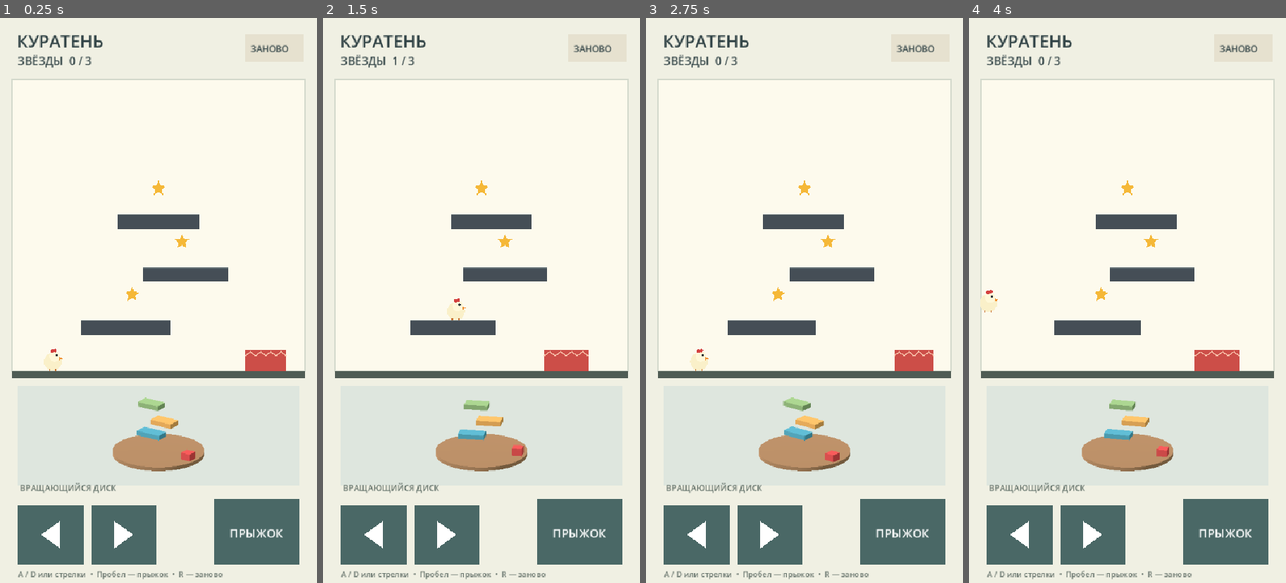
Above: before the commit, frames 1-4 (left to right).
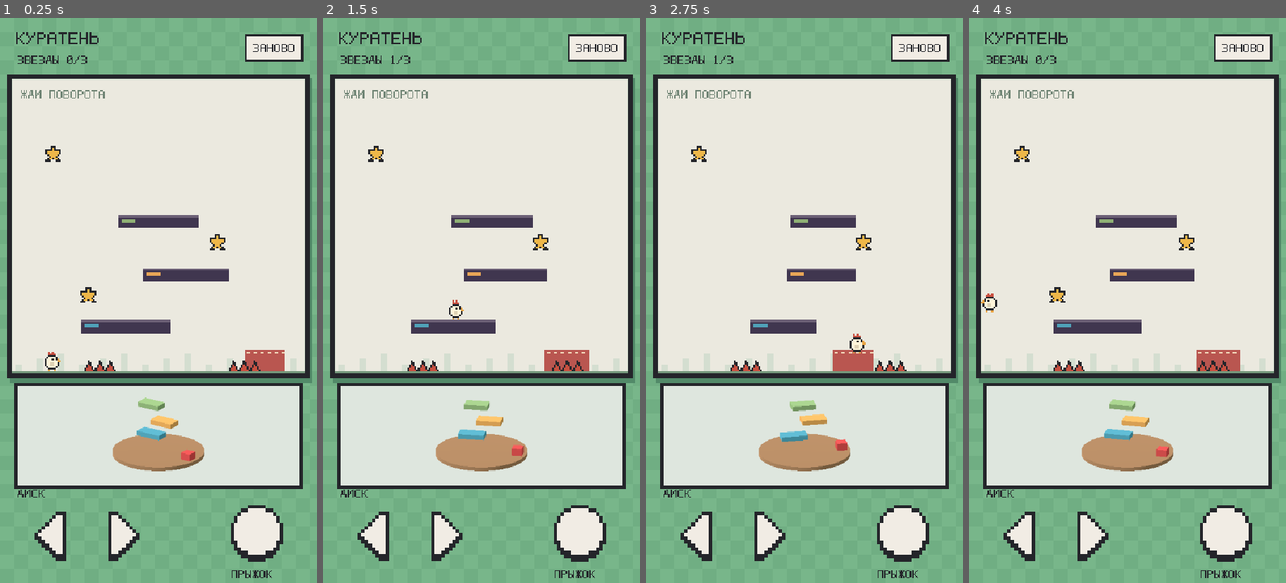
Above: after the commit, the same moments.

Repository: ManuScript07/chiken-jump
Game: Godot game, scene res://scenes/main.tscn
Two runs of this game, one before a commit and one after it. Both use one fixed random seed, a clock stepped at 60 frames per second and the inputs below.
Inputs (mouse positions are in pixels of both pictures, inside the frame that each line leads up to):
- Up to frame 1 (0.25 s): no input
- Up to frame 2 (1.5 s): tap Enter at 0.5, 0.6 s; move the mouse to (551, 272) at 0.52 s; hold D 0.53-1.25 s; click (551, 272) at 0.67 s; tap Space at 0.77, 1.07 s; drag from (418, 328) to (465, 413) at 1.27 s
- Up to frame 3 (2.75 s): move the mouse to (836, 176) at 2.02 s; hold D from 2.03 s (still down); tap Enter at 2.1 s
- Up to frame 4 (4 s): release D at 2.75 s; drag from (1111, 413) to (1032, 215) at 2.77 s; move the mouse to (1222, 385) at 3.52 s; hold A from 3.53 s (still down); tap Enter at 3.6 s; tap Space at 3.77 s

The runs differ from the first frame. In frame 1, 38% of the frame differs, in the area x 0-100%, y 0-100%; in frame 2, 38%; in frame 3, 40%; in frame 4, 38%.

Commit message:
Add pixel presentation and timing-based level

Diff:
--- a/scripts/chicken_level.gd
+++ b/scripts/chicken_level.gd
@@ -2,6 +2,7 @@
 extends Node2D
 
 const DESIGN = preload("res://scripts/level_design.gd")
+const PIXEL = preload("res://scripts/pixel_art.gd")
 
 @onready var field: ShadowField = $ShadowField
 @onready var player: ChickenPlayer = $Player
@@ -61,18 +62,31 @@
 	hud.queue_redraw()
 
 func _draw() -> void:
-	draw_rect(Rect2(0, 0, 540, 960), Color(0.94, 0.94, 0.89))
-	draw_rect(Rect2(20, 104, 500, 496), Color(0.99, 0.98, 0.93))
-	draw_rect(Rect2(20, 104, 500, 496), Color(0.83, 0.85, 0.8), false, 2.0)
-	draw_rect(Rect2(20, 600, 500, 12), Color(0.31, 0.36, 0.33))
+	# The checkerboard and heavy bezel evoke a handheld console.
+	draw_rect(Rect2(0, 0, 540, 960), PIXEL.GREEN)
+	for y in range(0, 960, 24):
+		for x in range(0, 540, 24):
+			if (x / 24 + y / 24) % 2 == 0:
+				draw_rect(Rect2(x, y, 24, 24), Color("78b68a"))
+	draw_rect(Rect2(17, 102, 514, 518), Color("528a69"))
+	PIXEL.border(self, Rect2(12, 96, 516, 516), PIXEL.INK, Color("d9e4d4"), 8.0)
+	draw_rect(Rect2(21, 105, 498, 495), Color("ebe9df"))
+	PIXEL.text(self, Vector2(36, 123), "ЖДИ ПОВОРОТА", 2, Color("6f8474"))
+	# Stepped decorative skyline stays behind all playable silhouettes.
+	for x in range(26, 515, 36):
+		var h := 12 + int((x / 36) % 3) * 9
+		draw_rect(Rect2(x, 600 - h, 12, h), Color("d4ded0"))
+	draw_rect(Rect2(20, 600, 500, 12), PIXEL.INK)
+	draw_rect(Rect2(20, 600, 500, 3), Color("74977b"))
+	# The 3D viewport and its content are deliberately left untouched.
+	draw_rect(Rect2(25, 620, 490, 180), PIXEL.INK)
 	for i in DESIGN.STAR_POSITIONS.size():
 		if not collected[i]:
 			_draw_star(DESIGN.STAR_POSITIONS[i])
 
 func _draw_star(center: Vector2) -> void:
-	var points := PackedVector2Array()
-	for i in 10:
-		var radius := 13.0 if i % 2 == 0 else 6.0
-		var a := -PI / 2.0 + float(i) * PI / 5.0
-		points.append(center + Vector2(cos(a), sin(a)) * radius)
-	draw_colored_polygon(points, Color(0.96, 0.72, 0.22))
+	var rows: Array[String] = [
+		"...KKK...", "...KGK...", "KKKKGKKKK", "KGGGGGGGK", "KGGGGGGGK",
+		".KGGGGGK.", "..KGGGK..", ".KGGKGGK.", "KKK...KKK"
+	]
+	PIXEL.sprite(self, center - Vector2(13, 13), rows, {"K": PIXEL.INK, "G": PIXEL.GOLD}, 3)
--- a/scripts/chicken_player.gd
+++ b/scripts/chicken_player.gd
@@ -1,13 +1,15 @@
 class_name ChickenPlayer
 extends CharacterBody2D
 
+const PIXEL = preload("res://scripts/pixel_art.gd")
 const SPEED := 190.0
 const ACCELERATION := 1500.0
 const GRAVITY := 1500.0
 const JUMP_SPEED := 610.0
-const BODY_SIZE := Vector2(26.0, 34.0)
+const BODY_SIZE := Vector2(27.0, 34.0)
 
 var input_axis := 0.0
+var facing := 1
 var jump_pending := false
 var enabled := true
 var support: Object
@@ -33,6 +35,7 @@
 	support = null
 	jump_pending = false
 	input_axis = 0.0
+	facing = 1
 	enabled = true
 
 func bounds() -> Rect2:
@@ -43,6 +46,8 @@
 		return
 	if is_on_floor() and is_instance_valid(support) and shadow_field != null:
 		position += shadow_field.motion_for(support)
+	if absf(input_axis) > 0.1:
+		facing = 1 if input_axis > 0 else -1
 	velocity.x = move_toward(velocity.x, input_axis * SPEED, ACCELERATION * delta)
 	velocity.y += GRAVITY * delta
 	if jump_pending and is_on_floor():
@@ -60,12 +65,15 @@
 	queue_redraw()
 
 func _draw() -> void:
-	# Temporary vector character: legible at mobile scale and independent of assets.
-	draw_circle(Vector2(0, 1), 15.0, Color(0.98, 0.94, 0.79))
-	draw_circle(Vector2(3, -8), 9.0, Color(1.0, 0.97, 0.85))
-	draw_circle(Vector2(6, -10), 1.6, Color(0.18, 0.21, 0.22))
-	draw_colored_polygon(PackedVector2Array([Vector2(11, -7), Vector2(17, -4), Vector2(11, -2)]), Color(0.94, 0.57, 0.2))
-	draw_circle(Vector2(-1, -17), 3.0, Color(0.83, 0.26, 0.25))
-	draw_circle(Vector2(4, -18), 3.0, Color(0.83, 0.26, 0.25))
-	draw_line(Vector2(-6, 13), Vector2(-6, 17), Color(0.78, 0.45, 0.2), 2.0)
-	draw_line(Vector2(5, 13), Vector2(5, 17), Color(0.78, 0.45, 0.2), 2.0)
+	# The 9x11 sprite fits the 27x34 collision body, including the beak and feet.
+	var rows: Array[String] = [
+		"..R.R....", "..RRRR...", "..KKKK...", ".KWWWWK..", "KWWWKWKO.",
+		"KWWWWWWOO", "KWWYYWWK.", "KWWYYWWK.", ".KWWWWK..", "..KKKK...", "..O..O..."
+	]
+	if facing < 0:
+		for i in rows.size():
+			rows[i] = rows[i].reverse()
+	PIXEL.sprite(self, Vector2(-13.5, -16), rows, {
+		"K": PIXEL.INK, "W": Color("fff5d9"), "Y": Color("ded2b5"),
+		"R": PIXEL.RED, "O": Color("e9a443")
+	}, 3)
--- a/scripts/game_hud.gd
+++ b/scripts/game_hud.gd
@@ -4,12 +4,12 @@
 signal jump_pressed
 signal restart_pressed
 
+const PIXEL = preload("res://scripts/pixel_art.gd")
+
 const LEFT := Rect2(30, 828, 112, 100)
 const RIGHT := Rect2(155, 828, 112, 100)
 const JUMP := Rect2(365, 818, 145, 110)
 const RESTART := Rect2(417, 28, 100, 47)
-const INK := Color(0.19, 0.26, 0.27)
-const BUTTON := Color(0.29, 0.41, 0.40)
 
 var touch_actions: Dictionary = {}
 var stars := 0
@@ -85,24 +85,43 @@
 	return ""
 
 func _draw() -> void:
-	var font := ThemeDB.fallback_font
-	draw_string(font, Vector2(29, 50), "КУРАТЕНЬ", HORIZONTAL_ALIGNMENT_LEFT, -1, 29, INK)
-	draw_string(font, Vector2(30, 80), "ЗВЁЗДЫ  %d / 3" % stars, HORIZONTAL_ALIGNMENT_LEFT, -1, 19, INK)
-	draw_rect(RESTART, Color(0.9, 0.88, 0.81), true)
-	draw_string(font, RESTART.position + Vector2(10, 30), "ЗАНОВО", HORIZONTAL_ALIGNMENT_LEFT, -1, 15, INK)
-	draw_string(font, Vector2(34, 804), "ВРАЩАЮЩИЙСЯ ДИСК", HORIZONTAL_ALIGNMENT_LEFT, -1, 14, Color(0.37, 0.43, 0.4))
-	_draw_button(LEFT, "left")
-	_draw_button(RIGHT, "right")
-	_draw_button(JUMP, "jump")
-	draw_colored_polygon(PackedVector2Array([Vector2(70, 878), Vector2(102, 855), Vector2(102, 901)]), Color.WHITE)
-	draw_colored_polygon(PackedVector2Array([Vector2(227, 878), Vector2(195, 855), Vector2(195, 901)]), Color.WHITE)
-	draw_string(font, Vector2(391, 883), "ПРЫЖОК", HORIZONTAL_ALIGNMENT_LEFT, -1, 20, Color.WHITE)
-	draw_string(font, Vector2(31, 950), "A / D или стрелки  •  Пробел — прыжок  •  R — заново", HORIZONTAL_ALIGNMENT_LEFT, -1, 13, Color(0.4, 0.45, 0.42))
+	PIXEL.text(self, Vector2(27, 24), "КУРАТЕНЬ", 3, PIXEL.INK)
+	PIXEL.text(self, Vector2(30, 64), "ЗВЕЗДЫ %d/3" % stars, 2, PIXEL.INK)
+	PIXEL.border(self, RESTART, PIXEL.INK, PIXEL.CREAM, 4.0)
+	PIXEL.text(self, RESTART.position + Vector2(14, 16), "ЗАНОВО", 2, PIXEL.INK)
+	PIXEL.text(self, Vector2(30, 801), "ДИСК", 2, PIXEL.INK)
+	_draw_arrow(LEFT, false, "left")
+	_draw_arrow(RIGHT, true, "right")
+	_draw_jump()
+	PIXEL.text(self, Vector2(394, 938), "ПРЫЖОК", 2, PIXEL.INK)
 	if completed:
-		draw_rect(Rect2(62, 248, 416, 156), Color(0.97, 0.96, 0.9, 0.97))
-		draw_string(font, Vector2(100, 306), "ВСЕ ЗВЁЗДЫ СОБРАНЫ!", HORIZONTAL_ALIGNMENT_LEFT, -1, 25, INK)
-		draw_string(font, Vector2(107, 348), "Нажми «ЗАНОВО», чтобы повторить", HORIZONTAL_ALIGNMENT_LEFT, -1, 16, INK)
+		draw_rect(Rect2(70, 261, 406, 152), Color("5c7866"))
+		PIXEL.border(self, Rect2(64, 255, 406, 152), PIXEL.INK, PIXEL.CREAM, 6.0)
+		PIXEL.text(self, Vector2(105, 289), "УРОВЕНЬ", 3, PIXEL.INK)
+		PIXEL.text(self, Vector2(105, 320), "ПРОЙДЕН!", 3, PIXEL.INK)
+		PIXEL.text(self, Vector2(105, 367), "ЗАНОВО - ЕЩЕ РАЗ", 2, PIXEL.RED)
 
-func _draw_button(rect: Rect2, action: String) -> void:
-	var color := BUTTON.lightened(0.18) if touch_actions.values().has(action) else BUTTON
-	draw_rect(rect, color, true)
+func _draw_arrow(rect: Rect2, flip: bool, action: String) -> void:
+	var rows: Array[String] = [
+		"......KKK", ".....KWWK", "....KWWWK", "...KWWWWK", "..KWWWWWK", ".KWWWWWWK", "KWWWWWWWK",
+		".KWWWWWWK", "..KWWWWWK", "...KWWWWK", "....KWWWK", ".....KWWK", "......KKK"
+	]
+	if flip:
+		for i in rows.size():
+			rows[i] = rows[i].reverse()
+	var offset := Vector2(0, 3) if touch_actions.values().has(action) else Vector2.ZERO
+	var origin := rect.get_center() - Vector2(27, 39) + offset
+	PIXEL.sprite(self, origin + Vector2(0, 6), rows, {"K": PIXEL.INK, "W": Color("856a7e")}, 6)
+	PIXEL.sprite(self, origin, rows, {"K": PIXEL.INK, "W": PIXEL.CREAM}, 6)
+
+func _draw_jump() -> void:
+	var rows: Array[String] = [
+		".....KKKKK.....", "...KKWWWWWKK...", "..KWWWWWWWWWK..", ".KWWWWWWWWWWWK.",
+		".KWWWWWWWWWWWK.", "KWWWWWWWWWWWWWK", "KWWWWWWWWWWWWWK", "KWWWWWWWWWWWWWK",
+		"KWWWWWWWWWWWWWK", "KWWWWWWWWWWWWWK", ".KWWWWWWWWWWWK.", ".KWWWWWWWWWWWK.",
+		"..KWWWWWWWWWK..", "...KKWWWWWKK...", ".....KKKKK....."
+	]
+	var offset := Vector2(0, 3) if touch_actions.values().has("jump") else Vector2.ZERO
+	var origin := JUMP.get_center() - Vector2(45, 45) + offset
+	PIXEL.sprite(self, origin + Vector2(0, 6), rows, {"K": PIXEL.INK, "W": Color("856a7e")}, 6)
+	PIXEL.sprite(self, origin, rows, {"K": PIXEL.INK, "W": PIXEL.CREAM}, 6)
--- a/scripts/level_design.gd
+++ b/scripts/level_design.gd
@@ -7,7 +7,10 @@
 const LIGHT_SHEAR := 0.32
 const ROTATION_SPEED := 0.32
 const PLAYER_START := Vector2(90.0, 583.0)
-const STAR_POSITIONS := [Vector2(225.0, 470.0), Vector2(310.0, 380.0), Vector2(270.0, 290.0)]
+const STAR_POSITIONS := [Vector2(150.0, 470.0), Vector2(370.0, 380.0), Vector2(90.0, 230.0)]
+# Independent 2D hazards; the rotating projected objects remain unchanged.
+const SPIKE_STARTS := [Vector2(144.0, 582.0), Vector2(390.0, 582.0)]
+const PIXEL_SIZE := 3.0
 
 # The boxes are the single source for both the 3D diorama and 2D projection.
 # Height is measured above the surface of the disk.
@@ -34,4 +37,19 @@
 			left = minf(left, x)
 			right = maxf(right, x)
 	var top := project_point(center + Vector3(0.0, half.y, 0.0), angle).y
-	return Rect2(left, top, right - left, piece.size.y * SCALE)
+	var bottom: float = top + piece.size.y * SCALE
+	left = snappedf(left, PIXEL_SIZE)
+	right = snappedf(right, PIXEL_SIZE)
+	top = snappedf(top, PIXEL_SIZE)
+	bottom = snappedf(bottom, PIXEL_SIZE)
+	return Rect2(left, top, right - left, bottom - top)
+
+static func spike_strips() -> Array[Rect2]:
+	var strips: Array[Rect2] = []
+	for origin in SPIKE_STARTS:
+		for tooth in 3:
+			for row in 6:
+				var width := float(row + 1) * PIXEL_SIZE
+				var x: float = origin.x + tooth * 18.0 + floorf((18.0 - width) / 6.0) * PIXEL_SIZE
+				strips.append(Rect2(x, origin.y + row * PIXEL_SIZE, width, PIXEL_SIZE))
+	return strips
--- /dev/null
+++ b/scripts/pixel_art.gd
@@ -0,0 +1,61 @@
+class_name PixelArt
+extends RefCounted
+
+# Compact 5x7 bitmap alphabet: every mark is drawn on the same pixel grid.
+const GLYPHS := {
+	"А":"01110/10001/10001/11111/10001/10001/10001", "Б":"11111/10000/10000/11110/10001/10001/11110",
+	"В":"11110/10001/10001/11110/10001/10001/11110", "Г":"11111/10000/10000/10000/10000/10000/10000",
+	"Д":"00110/01010/01010/01010/11111/10001/10001", "Е":"11111/10000/10000/11110/10000/10000/11111",
+	"Ж":"10101/10101/01110/00100/01110/10101/10101", "З":"11110/00001/00001/01110/00001/00001/11110",
+	"И":"10001/10011/10101/10101/11001/10001/10001", "Й":"01010/00100/10011/10101/11001/10001/10001",
+	"К":"10001/10010/10100/11000/10100/10010/10001", "Л":"00111/01001/01001/01001/01001/01001/10001",
+	"М":"10001/11011/10101/10101/10001/10001/10001", "Н":"10001/10001/10001/11111/10001/10001/10001",
+	"О":"01110/10001/10001/10001/10001/10001/01110", "П":"11111/10001/10001/10001/10001/10001/10001",
+	"Р":"11110/10001/10001/11110/10000/10000/10000", "С":"01111/10000/10000/10000/10000/10000/01111",
+	"Т":"11111/00100/00100/00100/00100/00100/00100", "У":"10001/10001/01010/00100/00100/01000/10000",
+	"Ф":"00100/01110/10101/10101/01110/00100/00100", "Х":"10001/10001/01010/00100/01010/10001/10001",
+	"Ц":"10001/10001/10001/10001/10001/11111/00001", "Ч":"10001/10001/10001/01111/00001/00001/00001",
+	"Ш":"10101/10101/10101/10101/10101/10101/11111", "Щ":"10101/10101/10101/10101/10101/11111/00001",
+	"Ъ":"11000/01000/01110/01001/01001/01001/01110", "Ы":"10001/10001/10001/11101/10011/10011/11101",
+	"Ь":"10000/10000/11110/10001/10001/10001/11110", "Э":"11110/00001/00001/01111/00001/00001/11110",
+	"Ю":"10010/10101/10101/11101/10101/10101/10010", "Я":"01111/10001/10001/01111/00101/01001/10001",
+	"0":"01110/10001/10011/10101/11001/10001/01110", "1":"00100/01100/00100/00100/00100/00100/01110",
+	"2":"01110/10001/00001/00010/00100/01000/11111", "3":"11110/00001/00001/01110/00001/00001/11110",
+	"4":"00010/00110/01010/10010/11111/00010/00010", "5":"11111/10000/10000/11110/00001/00001/11110",
+	"6":"01110/10000/10000/11110/10001/10001/01110", "7":"11111/00001/00010/00100/01000/01000/01000",
+	"8":"01110/10001/10001/01110/10001/10001/01110", "9":"01110/10001/10001/01111/00001/00001/01110",
+	"/":"00001/00010/00010/00100/01000/01000/10000", ":":"00000/00100/00100/00000/00100/00100/00000",
+	"-":"00000/00000/00000/11111/00000/00000/00000", "!":"00100/00100/00100/00100/00100/00000/00100",
+	"A":"01110/10001/10001/11111/10001/10001/10001", "D":"11110/10001/10001/10001/10001/10001/11110",
+	"R":"11110/10001/10001/11110/10100/10010/10001"
+}
+const INK := Color("24252a")
+const CREAM := Color("f1ece4")
+const GREEN := Color("70ae83")
+const DARK_GREEN := Color("568f6d")
+const RED := Color("c85040")
+const GOLD := Color("eeb749")
+const SHADOW := Color("40364f")
+
+static func text(canvas: CanvasItem, origin: Vector2, content: String, pixel: int, color: Color) -> void:
+	var x := origin.x
+	for character in content.to_upper():
+		var glyph: String = GLYPHS.get(character, "")
+		if not glyph.is_empty():
+			var rows := glyph.split("/")
+			for y in rows.size():
+				for col in rows[y].length():
+					if rows[y][col] == "1":
+						canvas.draw_rect(Rect2(x + col * pixel, origin.y + y * pixel, pixel, pixel), color)
+		x += pixel * 6
+
+static func sprite(canvas: CanvasItem, origin: Vector2, rows: Array[String], palette: Dictionary, pixel: int) -> void:
+	for y in rows.size():
+		for x in rows[y].length():
+			var key := rows[y][x]
+			if palette.has(key):
+				canvas.draw_rect(Rect2(origin + Vector2(x, y) * pixel, Vector2.ONE * pixel), palette[key])
+
+static func border(canvas: CanvasItem, rect: Rect2, outer: Color, inner: Color, thickness: float = 4.0) -> void:
+	canvas.draw_rect(rect, outer)
+	canvas.draw_rect(rect.grow(-thickness), inner)
--- a/scripts/shadow_field.gd
+++ b/scripts/shadow_field.gd
@@ -2,8 +2,9 @@
 extends Node2D
 
 const DESIGN = preload("res://scripts/level_design.gd")
-const PLATFORM_COLOR := Color(0.19, 0.23, 0.27, 0.9)
-const HAZARD_COLOR := Color(0.78, 0.23, 0.21, 0.9)
+const PIXEL = preload("res://scripts/pixel_art.gd")
+const PLATFORM_COLOR := Color("40364f")
+const HAZARD_COLOR := Color("b95650")
 
 var angle := 0.0
 var pieces: Array[Dictionary] = DESIGN.pieces()
@@ -11,6 +12,7 @@
 var platform_shapes: Array[RectangleShape2D] = []
 var platform_motion: Dictionary = {}
 var rectangles: Array[Rect2] = []
+var spike_strips: Array[Rect2] = DESIGN.spike_strips()
 var running := true
 
 func _ready() -> void:
@@ -84,6 +86,9 @@
 	for i in pieces.size():
 		if pieces[i].hazard and rectangles[i].intersects(player_rect):
 			return true
+	for strip in spike_strips:
+		if strip.intersects(player_rect):
+			return true
 	return false
 
 func _draw() -> void:
@@ -91,10 +96,16 @@
 		var rect := rectangles[i]
 		if pieces[i].hazard:
 			draw_rect(rect, HAZARD_COLOR)
-			var tooth_width := rect.size.x / 4.0
-			for tooth in 4:
-				var x := rect.position.x + tooth * tooth_width
-				draw_polyline(PackedVector2Array([Vector2(x, rect.position.y + 10.0), Vector2(x + tooth_width * 0.5, rect.position.y + 3.0), Vector2(x + tooth_width, rect.position.y + 10.0)]), Color(1.0, 0.82, 0.72, 0.8), 2.0)
+			# A striped warning remains entirely inside the hazardous projection.
+			for x in range(3, int(rect.size.x) - 3, 12):
+				draw_rect(Rect2(rect.position + Vector2(x, 3), Vector2(6, 3)), Color("f3d9bb"))
 		else:
 			draw_rect(rect, PLATFORM_COLOR)
-			draw_line(rect.position, rect.position + Vector2(rect.size.x, 0), Color(0.38, 0.43, 0.45), 2.0)
+			draw_rect(Rect2(rect.position, Vector2(rect.size.x, 3)), Color("6c6076"))
+			# Colour chips identify which 3D object produced this silhouette.
+			var chip: Color = pieces[i].color
+			draw_rect(Rect2(rect.position + Vector2(6, 6), Vector2(24, 6)), chip)
+	for strip in spike_strips:
+		draw_rect(strip, PIXEL.INK)
+		if strip.size.x >= 9.0:
+			draw_rect(Rect2(strip.position + Vector2(3, 0), Vector2(strip.size.x - 6, strip.size.y)), PIXEL.RED)
--- a/tests/automated_walkthrough.gd
+++ b/tests/automated_walkthrough.gd
@@ -6,6 +6,7 @@
 var goal := 0
 var jumps := 0
 var last_support := -2
+var jumped_from_top := false
 
 func _initialize() -> void:
 	call_deferred("_run")
@@ -38,14 +39,20 @@
 			if current == 2:
 				goal = 2
 			var destination: Rect2 = level.field.rectangles[goal]
-			var x := destination.get_center().x
+			var x: float = DESIGN.STAR_POSITIONS[goal].x
+			if current == -1 and player.position.x < DESIGN.SPIKE_STARTS[0].x:
+				x = DESIGN.SPIKE_STARTS[0].x - player.BODY_SIZE.x * 0.5 - 12.0
 			if current >= 0:
 				var base: Rect2 = level.field.rectangles[current]
 				x = clampf(x, base.position.x + 18.0, base.end.x - 18.0)
+			var can_jump := true
 			if current == 2:
-				x = DESIGN.STAR_POSITIONS[2].x
+				var top: Rect2 = level.field.rectangles[2]
+				can_jump = top.position.x < 220.0
+				x = top.position.x + 8.0 if can_jump else top.get_center().x
 			move_toward_x(x)
-			if absf(player.position.x - x) < 20.0 and (current < 2 or level.hud.stars < 3):
+			if can_jump and absf(player.position.x - x) < 14.0 and (current < 2 or level.hud.stars < 3):
+				jumped_from_top = current == 2
 				player.request_jump()
 				jumps += 1
 		else:
@@ -53,7 +60,10 @@
 			var target: Rect2 = level.field.rectangles[goal]
 			var target_x := target.get_center().x
 			if goal < DESIGN.STAR_POSITIONS.size() and not level.collected[goal]:
-				target_x = clampf(DESIGN.STAR_POSITIONS[goal].x, target.position.x + 15.0, target.end.x - 15.0)
+				if goal == 2 and jumped_from_top:
+					target_x = DESIGN.STAR_POSITIONS[goal].x
+				else:
+					target_x = clampf(DESIGN.STAR_POSITIONS[goal].x, target.position.x + 15.0, target.end.x - 15.0)
 			move_toward_x(target_x)
 	print("FAIL: level was not completed; stars=", level.hud.stars, " pos=", level.player.position, " jumps=", jumps)
 	quit(1)
--- a/tests/capture_preview.gd
+++ b/tests/capture_preview.gd
@@ -5,12 +5,18 @@
 	call_deferred("_capture")
 
 func _capture() -> void:
-	var level: Node = load("res://scenes/main.tscn").instantiate()
+	var level: ChickenLevel = load("res://scenes/main.tscn").instantiate()
 	root.add_child(level)
+	await process_frame
+	var victory := OS.get_cmdline_user_args().has("victory")
+	if victory:
+		level.hud.stars = 3
+		level._finish()
 	for i in 10:
 		await RenderingServer.frame_post_draw
 	var image := root.get_texture().get_image()
-	var path := OS.get_user_data_dir().path_join("prototype-preview.png")
+	var filename := "prototype-victory.png" if victory else "prototype-preview.png"
+	var path := OS.get_user_data_dir().path_join(filename)
 	var result := image.save_png(path)
 	print("PREVIEW: ", path, " result=", result)
 	quit(result)
--- a/tests/prototype_tests.gd
+++ b/tests/prototype_tests.gd
@@ -47,12 +47,18 @@
 			geometry_ok = geometry_ok and level.field.platform_bodies[i].position.distance_to(rect.get_center()) < 0.001
 			geometry_ok = geometry_ok and level.field.platform_shapes[i].size.distance_to(rect.size) < 0.001
 	check(geometry_ok, "visible projected platforms match collision geometry throughout a full rotation")
+	var spike_geometry_ok := true
+	for strip in level.field.spike_strips:
+		var sample := Rect2(strip.get_center() - Vector2(0.25, 0.25), Vector2(0.5, 0.5))
+		spike_geometry_ok = spike_geometry_ok and level.field.touches_hazard(sample)
+	check(spike_geometry_ok, "every visible spike strip is hazardous")
+	check(not level.field.touches_hazard(Rect2(144, 582, 2, 2)), "empty space beside a spike is safe")
 
 	level.restart()
 	await steps(4)
 	var start_x := level.player.position.x
 	touch(13, level.hud.RIGHT.get_center(), true)
-	await steps(20)
+	await steps(12)
 	check(level.player.position.x > start_x + 10.0, "touch movement drives the player")
 	touch(14, level.hud.JUMP.get_center(), true)
 	await steps(3)
@@ -76,7 +82,7 @@
 	key.physical_keycode = KEY_D
 	key.pressed = true
 	Input.parse_input_event(key)
-	await steps(20)
+	await steps(12)
 	check(level.player.position.x > keyboard_start + 10.0, "keyboard movement drives the player")
 	key.pressed = false
 	Input.parse_input_event(key)
@@ -117,7 +123,11 @@
 	var danger: Rect2 = level.field.rectangles[3]
 	level.player.position = danger.get_center()
 	await steps(3)
-	check(level.hud.stars == 0 and not level.collected[0] and level.player.position.distance_to(DESIGN.PLAYER_START) < 4.0 and level.field.angle < 0.1, "hazard restores the initial attempt")
+	check(level.hud.stars == 0 and not level.collected[0] and level.player.position.distance_to(DESIGN.PLAYER_START) < 4.0 and level.field.angle < 0.1, "shadow hazard restores the initial attempt")
+	level.player.position = DESIGN.SPIKE_STARTS[0] + Vector2(9, 3)
+	level.player.velocity = Vector2.ZERO
+	await steps(3)
+	check(level.player.position.distance_to(DESIGN.PLAYER_START) < 4.0 and level.hud.stars == 0, "floor spikes restart the attempt")
 
 	for star in DESIGN.STAR_POSITIONS:
 		level.player.position = star
--- /dev/null
+++ b/tests/shadow_timing_tests.gd
@@ -0,0 +1,48 @@
+class_name ShadowTimingTests
+extends SceneTree
+
+var level: ChickenLevel
+
+func _initialize() -> void:
+	call_deferred("_run")
+
+func steps(count: int) -> void:
+	for i in count:
+		await physics_frame
+
+# Start on the upper shadow and make the same leftward jump at a fixed disk angle.
+func attempt(angle: float) -> bool:
+	level.restart()
+	level.field.running = false
+	level.field.angle = angle
+	level.field.update_projection(true)
+	level.collected[0] = true
+	level.collected[1] = true
+	level.hud.stars = 2
+	var platform: Rect2 = level.field.rectangles[2]
+	level.player.position = Vector2(platform.position.x + 5.0, platform.position.y - level.player.BODY_SIZE.y / 2.0 - 0.5)
+	level.player.velocity = Vector2.ZERO
+	await steps(5)
+	level.hud.touch_actions[101] = "left"
+	level.player.request_jump()
+	for i in 45:
+		await physics_frame
+		if level.player.position.x < 104.0:
+			level.hud.touch_actions.erase(101)
+	level.hud.touch_actions.erase(101)
+	return level.completed
+
+func _run() -> void:
+	level = load("res://scenes/main.tscn").instantiate()
+	root.add_child(level)
+	await process_frame
+	var far_phase := await attempt(PI / 2.0)
+	var near_phase := await attempt(5.2)
+	print("Far phase reaches star: ", far_phase)
+	print("Near phase reaches star: ", near_phase)
+	if not far_phase and near_phase:
+		print("PASS: the final jump depends on the disk angle")
+		quit(0)
+	else:
+		printerr("FAIL: final jump is not distinguished by disk phase")
+		quit(1)
Not shown, added: scripts/pixel_art.gd.uid
Not shown, added: tests/shadow_timing_tests.gd.uid
